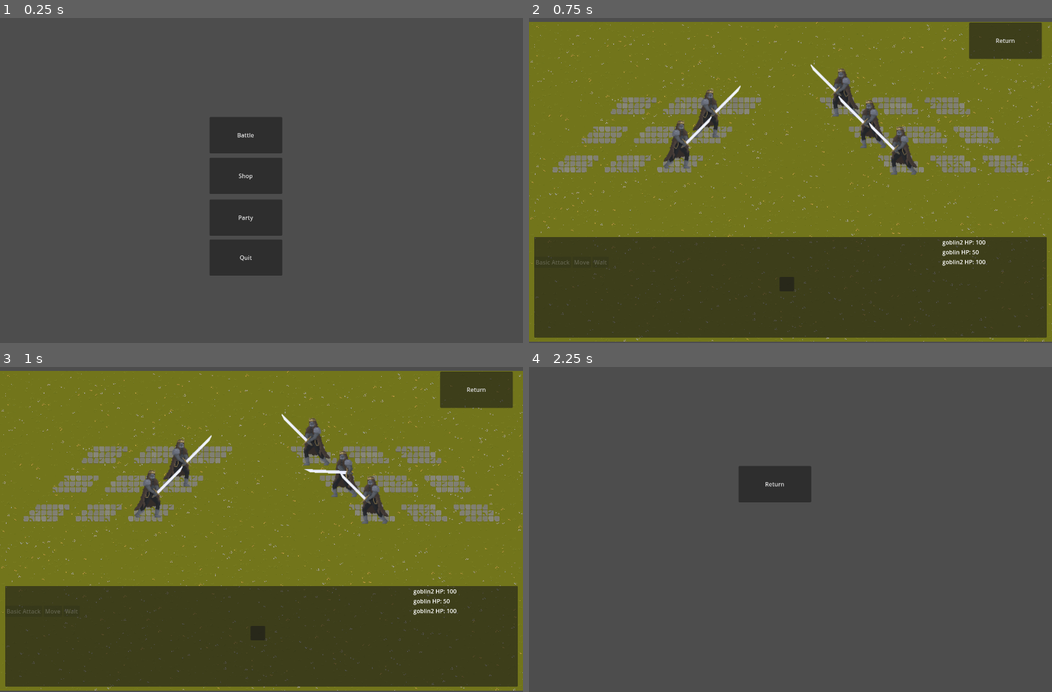
Above: before the commit, frames 1-4 (two rows, left to right).
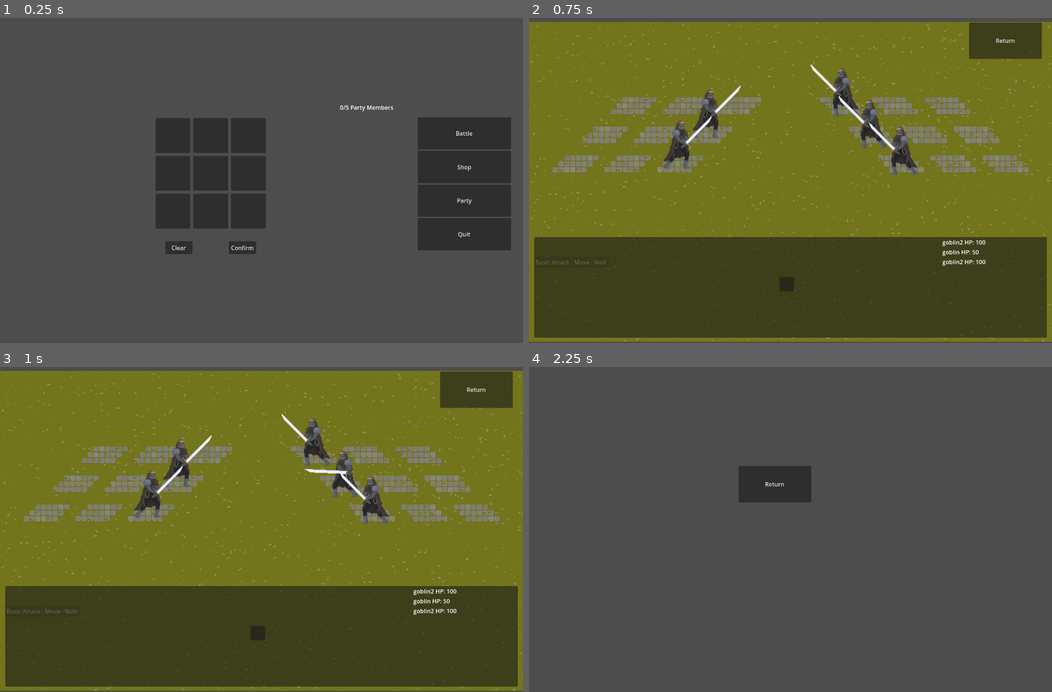
Above: after the commit, the same moments.

Repository: Pandaman1441/TB
Game: Godot game, scene res://main.tscn
Same seed, same stepped clock (60 frames per second), same inputs: the game is played once before the commit and once after it.
Inputs:
- Up to frame 1 (0.25 s): no input
- Up to frame 2 (0.75 s): click "Battle" at 0.5 s
- Up to frame 3 (1 s): no input
- Up to frame 4 (2.25 s): click "Return" at 1.25 s; click "Shop" at 2 s

The runs differ from the first frame. In frame 1, 14% of the frame differs, in the area x 29-98%, y 26-80%; in frame 2, nothing differs; in frame 3, nothing differs; in frame 4, nothing differs.

Commit message:
grid placement stuff

Diff:
--- a/Screens/menu.tscn
+++ b/Screens/menu.tscn
@@ -1,67 +1,93 @@
-[gd_scene load_steps=2 format=3 uid="uid://drmih7agn0xtg"]
+[gd_scene load_steps=3 format=3 uid="uid://drmih7agn0xtg"]
 
 [ext_resource type="Script" uid="uid://dph20j5a4cney" path="res://Screens/scripts/menu.gd" id="1_1rerr"]
+[ext_resource type="PackedScene" uid="uid://bsnpbu38i72o5" path="res://UI Elements/formation_grid.tscn" id="2_7ocep"]
 
 [node name="Menu" type="Node2D"]
 script = ExtResource("1_1rerr")
 
-[node name="BattleButton" type="Button" parent="."]
+[node name="Label" type="Label" parent="."]
 anchors_preset = 8
 anchor_left = 0.5
 anchor_top = 0.5
 anchor_right = 0.5
 anchor_bottom = 0.5
-offset_left = 577.0
-offset_top = 278.0
-offset_right = 777.0
-offset_bottom = 378.0
+offset_left = 989.0
+offset_top = 240.0
+offset_right = 1029.0
+offset_bottom = 263.0
 grow_horizontal = 2
 grow_vertical = 2
+
+[node name="PartyList" type="VBoxContainer" parent="."]
+offset_left = 991.0
+offset_top = 284.0
+offset_right = 1031.0
+offset_bottom = 415.0
+
+[node name="Slot1" type="Button" parent="PartyList"]
+layout_mode = 2
+
+[node name="Slot2" type="Button" parent="PartyList"]
+layout_mode = 2
+
+[node name="Slot3" type="Button" parent="PartyList"]
+layout_mode = 2
+
+[node name="Slot4" type="Button" parent="PartyList"]
+layout_mode = 2
+
+[node name="Slot5" type="Button" parent="PartyList"]
+layout_mode = 2
+
+[node name="FormationGrid" parent="." instance=ExtResource("2_7ocep")]
+offset_left = 580.0
+offset_top = 433.162
+offset_right = 580.0
+offset_bottom = 433.162
+
+[node name="Confirm" type="Button" parent="."]
+offset_left = 630.0
+offset_top = 620.0
+offset_right = 705.0
+offset_bottom = 655.0
+text = "Confirm"
+
+[node name="Clear" type="Button" parent="."]
+offset_left = 455.0
+offset_top = 620.0
+offset_right = 530.0
+offset_bottom = 655.0
+text = "Clear"
+
+[node name="Nav" type="VBoxContainer" parent="."]
+offset_left = 1150.0
+offset_top = 279.0
+offset_right = 1407.0
+offset_bottom = 645.0
+metadata/_edit_group_ = true
+
+[node name="BattleButton" type="Button" parent="Nav"]
+layout_mode = 2
+size_flags_vertical = 3
 text = "Battle"
 
-[node name="ShopButton" type="Button" parent="."]
-anchors_preset = 8
-anchor_left = 0.5
-anchor_top = 0.5
-anchor_right = 0.5
-anchor_bottom = 0.5
-offset_left = 577.0
-offset_top = 390.0
-offset_right = 777.0
-offset_bottom = 490.0
-grow_horizontal = 2
-grow_vertical = 2
+[node name="ShopButton" type="Button" parent="Nav"]
+layout_mode = 2
+size_flags_vertical = 3
 text = "Shop"
 
-[node name="PartyButton" type="Button" parent="."]
-anchors_preset = 8
-anchor_left = 0.5
-anchor_top = 0.5
-anchor_right = 0.5
-anchor_bottom = 0.5
-offset_left = 577.0
-offset_top = 505.0
-offset_right = 777.0
-offset_bottom = 605.0
-grow_horizontal = 2
-grow_vertical = 2
+[node name="PartyButton" type="Button" parent="Nav"]
+layout_mode = 2
+size_flags_vertical = 3
 text = "Party"
 
-[node name="QuitButton" type="Button" parent="."]
-anchors_preset = 8
-anchor_left = 0.5
-anchor_top = 0.5
-anchor_right = 0.5
-anchor_bottom = 0.5
-offset_left = 577.0
-offset_top = 615.0
-offset_right = 777.0
-offset_bottom = 715.0
-grow_horizontal = 2
-grow_vertical = 2
+[node name="QuitButton" type="Button" parent="Nav"]
+layout_mode = 2
+size_flags_vertical = 3
 text = "Quit"
 
-[connection signal="pressed" from="BattleButton" to="." method="_on_battle_button_pressed"]
-[connection signal="pressed" from="ShopButton" to="." method="_on_shop_button_pressed"]
-[connection signal="pressed" from="PartyButton" to="." method="_on_party_button_pressed"]
-[connection signal="pressed" from="QuitButton" to="." method="_on_quit_button_pressed"]
+[connection signal="pressed" from="Nav/BattleButton" to="." method="_on_battle_button_pressed"]
+[connection signal="pressed" from="Nav/ShopButton" to="." method="_on_shop_button_pressed"]
+[connection signal="pressed" from="Nav/PartyButton" to="." method="_on_party_button_pressed"]
+[connection signal="pressed" from="Nav/QuitButton" to="." method="_on_quit_button_pressed"]
--- a/Screens/scripts/menu.gd
+++ b/Screens/scripts/menu.gd
@@ -3,13 +3,137 @@
 signal screen_requested(name)
 # Called when the node enters the scene tree for the first time.
 
-
+@onready var selected_box : VBoxContainer = $PartyList
+@onready var size : Label = $Label
+@onready var grid : Formation_Grid = $FormationGrid
+@onready var clear_btn : Button = $Clear
+@onready var confirm_btn : Button = $Confirm
+var _selection : Array[Character_State] = []
+var _selected_idx : int = -1
+var _max_party : int = 5
+var _current_size : int = 0
+var _slots : Array[int] = []
 
 
 func _ready() -> void:
-	pass # Replace with function body.
+	if game_state.party.size() > 0:
+		_selection = game_state.party.duplicate(true)
+	_current_size = game_state.party.size()
+	var text = '{0}/{1} Party Members'.format([_current_size, _max_party])
+	size.text = text
+	_refresh_selected()
+	_slots = game_state.formation_slots.duplicate()
+	_build_party_buttons()
+	_paint_grid()
+
+	# Wire signals
+	grid.cell_clicked.connect(_on_cell_clicked)
+	clear_btn.pressed.connect(_on_clear_all)
+	confirm_btn.pressed.connect(_on_confirm)
+
+func _build_party_buttons() -> void:
+	for c in selected_box.get_children():
+		c.queue_free()
+
+	for i in game_state.party.size():
+		var st := game_state.party[i]
+		var b := Button.new()
+		b.text = st.custom_name
+		b.toggle_mode = true
+		b.focus_mode = Control.FOCUS_NONE
+		selected_box.add_child(b)
+
+		# Show which slot this member currently occupies
+		var pos := _find_party_idx(i)
+
+		b.pressed.connect(func(idx := i, btn := b):
+			# toggle selection
+			for child in selected_box.get_children():
+				(child as Button).button_pressed = false
+			btn.button_pressed = true
+			_selected_idx = idx)
+
+func _paint_grid() -> void:
+	# Update grid cell labels with the occupying member’s name (if any)
+	for r in grid.rows:
+		for c in grid.cols:
+			var who := _slots[r * grid.cols + c]
+			var label := ""
+			if who >= 0 and who < game_state.party.size():
+				label = game_state.party[who].custom_name
+			grid.set_cell_text(r, c, label)
+
+func _find_party_idx(pidx: int) -> int:
+	# returns slot index (0..8) or -1 if not placed
+	return _slots.find(pidx)
+
+func _clear_party_from_slots(pidx: int) -> void:
+	var at := _find_party_idx(pidx)
+	if at >= 0:
+		_slots[at] = -1
+
+func _on_cell_clicked(row: int, col: int) -> void:
+	if _selected_idx < 0:
+		# If no one selected, clicking an occupied cell unassigns it (optional)
+		var i := row * grid.cols + col
+		if _slots[i] != -1:
+			_slots[i] = -1
+			_paint_grid()
+		return
+
+	var i := row * grid.cols + col
+	var current := _slots[i]
+
+	if current == -1:
+		# place selected
+		_clear_party_from_slots(_selected_idx)  # ensure uniqueness
+		_slots[i] = _selected_idx
+	else:
+		# occupied: swap the two members (selected ↔ occupant)
+		var selected_pos := _find_party_idx(_selected_idx)
+		if selected_pos >= 0:
+			_slots[selected_pos] = current
+			_slots[i] = _selected_idx
+		else:
+			# selected had no slot; just replace and unassign the prior occupant
+			_slots[i] = _selected_idx
+			# Remove old occupant from any other place (it won't have one)
+			# (no-op because occupant was only here)
+		# keep selection on same member if you like
+	_paint_grid()
+
+func _on_clear_all() -> void:
+	for i in _slots.size():
+		_slots[i] = -1
+	_paint_grid()
+
+func _on_confirm() -> void:
+	# Optionally auto-place any unplaced members to the first empty slots
+	for pidx in game_state.party.size():
+		if _find_party_idx(pidx) == -1:
+			var empty := _slots.find(-1)
+			if empty != -1:
+				_slots[empty] = pidx
+
+	# Save back to global
+	game_state.formation_slots = _slots.duplicate()
 
 
+func _refresh_selected() -> void:
+	for i in selected_box.get_child_count():
+		var btn := selected_box.get_child(i) as Button
+		if btn == null:
+			continue
+
+		btn.set_meta("slot_index", i)
+
+		if i < _selection.size():
+			var st := _selection[i]
+			btn.text = st.custom_name
+			btn.disabled = false
+		else:
+			btn.text = "(empty)"
+			btn.disabled = true
 
 # Called every frame. 'delta' is the elapsed time since the previous frame.
 func _process(delta: float) -> void:
--- /dev/null
+++ b/UI Elements/formation_grid.gd
@@ -0,0 +1,58 @@
+extends Control
+
+
+class_name Formation_Grid
+
+signal cell_clicked(row: int, col: int)
+
+@export var rows : int = 3
+@export var cols : int = 3
+@export var cell_size : Vector2 = Vector2(96,96)
+@export var cell_gap : Vector2 = Vector2(8,8)
+
+var _buttons : Array[Button] = []
+
+func _ready() -> void:
+	_build_cells()
+
+func _build_cells() -> void:
+	# Clear old
+	for c in get_children():
+		c.queue_free()
+	_buttons.clear()
+
+	# Size the Control to fit the grid (optional)
+	var step := cell_size + cell_gap
+	custom_minimum_size = Vector2(cols * step.x - cell_gap.x, rows * step.y - cell_gap.y)
+
+	# Spawn a Button per cell
+	for r in rows:
+		for c in cols:
+			var btn := Button.new()
+			btn.focus_mode = Control.FOCUS_NONE
+			btn.custom_minimum_size = cell_size
+			btn.size = cell_size
+			btn.position = Vector2(c * step.x, r * step.y)
+			btn.text = ""     # we’ll set names from outside
+			add_child(btn)
+			_buttons.append(btn)
+
+			btn.pressed.connect(func(rr := r, cc := c): cell_clicked.emit(rr, cc))
+
+func set_cell_text(row: int, col: int, txt: String) -> void:
+	var i := row * cols + col
+	if i >= 0 and i < _buttons.size():
+		_buttons[i].text = txt
+
+func highlight_cells(cells: Array[Vector2i], on := true) -> void:
+	# Optional: visually mark allowed cells (change Button modulate or add a StyleBox)
+	var mark : int
+	if on:
+		mark = 0.25
+	else: 0.0
+	for i in _buttons.size():
+		_buttons[i].modulate.a = 0.0
+	for v in cells:
+		var idx := v.x * cols + v.y
+		if idx >= 0 and idx < _buttons.size():
+			_buttons[idx].modulate.a = mark
--- /dev/null
+++ b/UI Elements/formation_grid.tscn
@@ -0,0 +1,12 @@
+[gd_scene load_steps=2 format=3 uid="uid://bsnpbu38i72o5"]
+
+[ext_resource type="Script" uid="uid://dgvcmp0amcxb7" path="res://UI Elements/formation_grid.gd" id="1_3eof8"]
+
+[node name="FormationGrid" type="Control"]
+layout_mode = 3
+anchors_preset = 15
+anchor_right = 1.0
+anchor_bottom = 1.0
+grow_horizontal = 2
+grow_vertical = 2
+script = ExtResource("1_3eof8")
--- a/game_state.gd
+++ b/game_state.gd
@@ -8,6 +8,8 @@
 
 # this file holds what carries over between scenes
 var roster : Array[Class_Def] = []
+var grid_size : int = 3
+var formation_slots : Array[int] = []
 
 const class_defs_dir = 'res://Classes/Base Classes'
 func _ready() -> void:
@@ -19,3 +21,26 @@
 				var def = load(class_defs_dir + "/" + f)
 				if def is Class_Def:
 					roster.append(def)
+	if formation_slots.is_empty():
+		set_default_formation()
+
+func set_default_formation() -> void:
+	formation_slots.resize(grid_size * grid_size)
+	for i in formation_slots.size():
+		formation_slots[i] = -1
+	# Auto-place current party left->right, top->bottom
+	var k := 0
+	for i in party.size():
+		if k >= formation_slots.size(): break
+		formation_slots[k] = i
+		k += 1
+
+func slot_index(row: int, col: int) -> int:
+	return row * grid_size + col
+
+func pos_for_party_index(pidx: int) -> Vector2i:
+	# returns (-1,-1) if not placed
+	for i in formation_slots.size():
+		if formation_slots[i] == pidx:
+			return Vector2i(i / grid_size, i % grid_size)
+	return Vector2i(-1, -1)
Not shown, added: UI Elements/formation_grid.gd.uid
